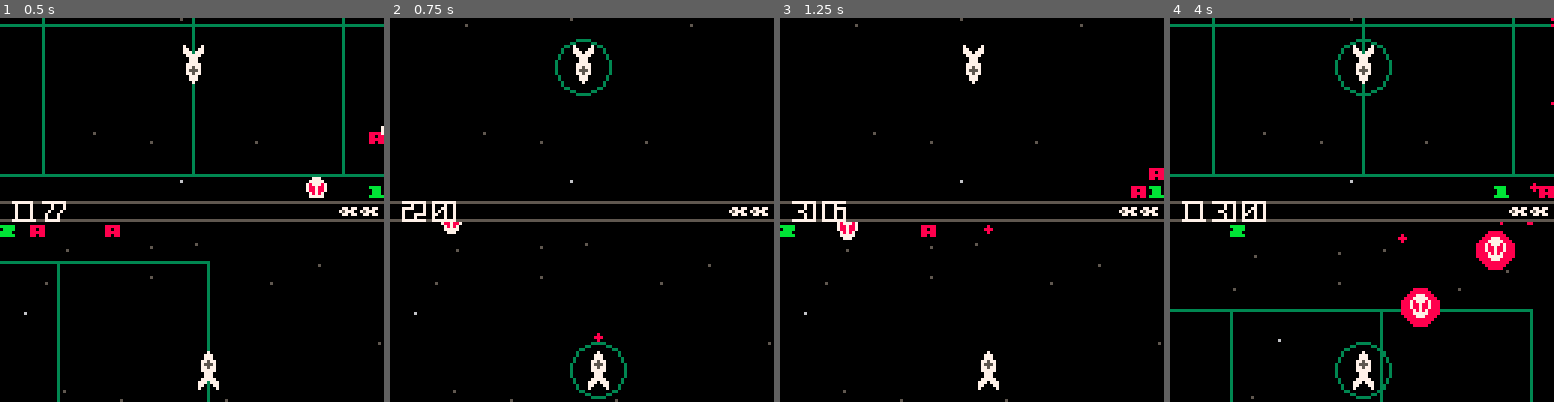
Above: before the commit, frames 1-4 (left to right).
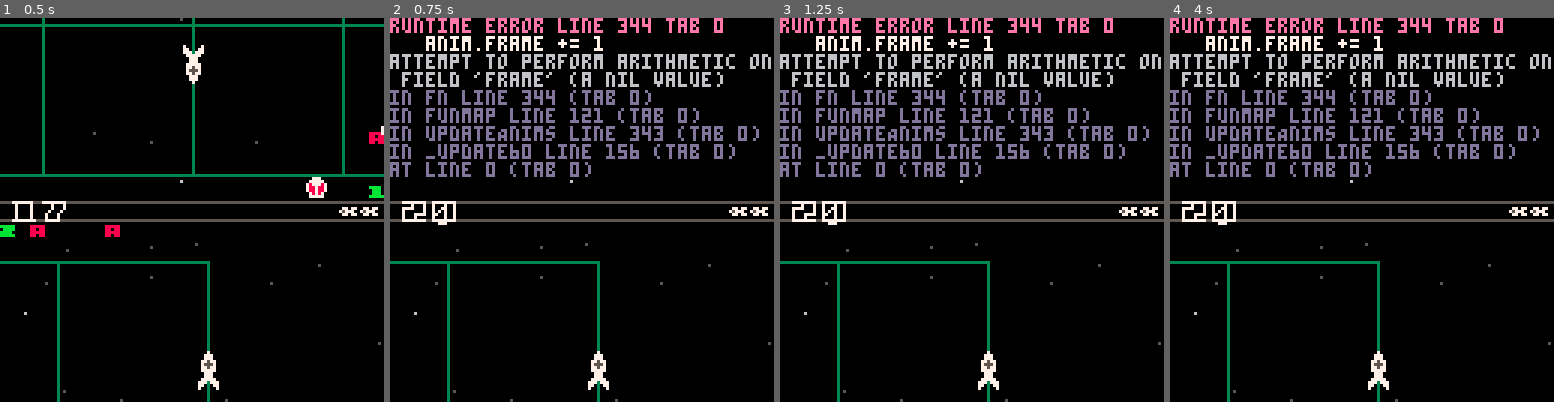
Above: after the commit, the same moments.

Repository: catnipped/friendlyfire
Game: PICO-8 cartridge friendlyfire.p8
Same seed, same stepped clock (60 frames per second), same inputs: the game is played once before the commit and once after it.
Inputs:
- Up to frame 1 (0.5 s): no input
- Up to frame 2 (0.75 s): tap O (Z key) at 0.7 s
- Up to frame 3 (1.25 s): no input
- Up to frame 4 (4 s): hold Right 1.6-2.1 s; tap O (Z key) every 0.4 s from 1.7 to 3.7 s; hold Up 2.15-2.42 s; hold Right 2.47-3.03 s; hold Left 3.08-3.58 s; hold Down 3.63-3.97 s

Frame 1 is identical in both runs. In frame 2, 12% of the frame differs, in the area x 0-100%, y 0-100%; in frame 3, 13%; in frame 4, 18%.
Error after the commit: runtime error line 344 tab 0; anim.frame += 1; attempt to perform arithmetic on field 'frame' (a nil value)

Commit message:
broken anim

Diff:
--- a/friendlyfire.p8
+++ b/friendlyfire.p8
@@ -52,6 +52,7 @@
 		},
 		enemies = {},
 		projectiles = {},
+		animations = {},
 		time = 0
 	}
 	printh("init")
@@ -155,6 +156,7 @@
 	lstate.enemies = updateEnemies(lstate.enemies, lstate.time, events)
 	lstate.projectiles = updateProjectiles(lstate.projectiles, events, lstate.players, lstate.enemies)
 	lstate = updateEvents(lstate,events)
+	lstate.animations = updateAnims(lstate)
 	lstate.time += 1/60
 	if every(10) then lstate.score += flr(rnd(10)) end
 	state = lstate
@@ -199,7 +201,6 @@
 
 function cooldowntimer(time, p)
 	if time - p.cooldown < p.rateoffire[1] then
-		printh(time-p.cooldown)
 		return false
 	else
 		return true
@@ -286,12 +287,12 @@
 
 function projCollisionCheck(proj,players,enemies)
 	collision = {}
-	funmap(players, function(i)
+	each(players, function(i)
 		if collisionCheck(i.x,i.y,proj.x,proj.y,i.rad,proj.rad,i.id,proj.id) then
 			collision = {i, proj}
 		end
 	end)
-	map(enemies, function(i)
+	each(enemies, function(i)
 		if collisionCheck(i.x,i.y,proj.x,proj.y,i.rad,proj.rad,i.id,proj.id) then
 			collision = {i, proj}
 		end
@@ -324,6 +325,9 @@
 
 	each (newProjs, function (i)
 		add(lstate.projectiles, i.object)
+		local object = spawngfx("flare",i.object.x,i.object.y)
+		add(lstate.animations,object)
+		printh("flare:" .. i.object.x .. "/" .. i.object.y)
 	end)
 
 	local collisions = filter(events, function (i)
@@ -331,11 +335,23 @@
 	end)
 
 	each (collisions, function (i)
-
+			-- add(lstate.animation,spawngfx("projecol"))
 	end)
 	return lstate
 end
 
+function updateAnims(animations)
+	lanims = animations
+	if #lanims > 0 then
+		lanims = funmap(lanims, function(anim)
+			anim.frame += 1
+			if anim.frame <= anim.runtime then
+				return anim
+			end
+		end)
+	end
+	return lanims
+end
 
 -->8
 function _draw()
@@ -430,6 +446,22 @@
     local nr = 0 .. sub(score, n,n)
     spr(32+nr,((n-1)*10)+x,y)
 	end
+end
+
+function spawngfx(type, lx, ly)
+	gfx = {}
+	if type == "flare" then
+		gfx = {
+			frame = 1,
+			runtime = 2,
+			x = lx,
+			y = ly,
+			animation = function(gfx)
+				circfill(gfx.x,gfx.y,gfx.runtime-gfx.frame,7)
+			end
+		}
+	end
+	return gfx
 end
 __gfx__
 000000000000000000000000000000000000000000000000007770000077000007700000000000000000000000000000bbbb0000bbbbb0008888800000000000
